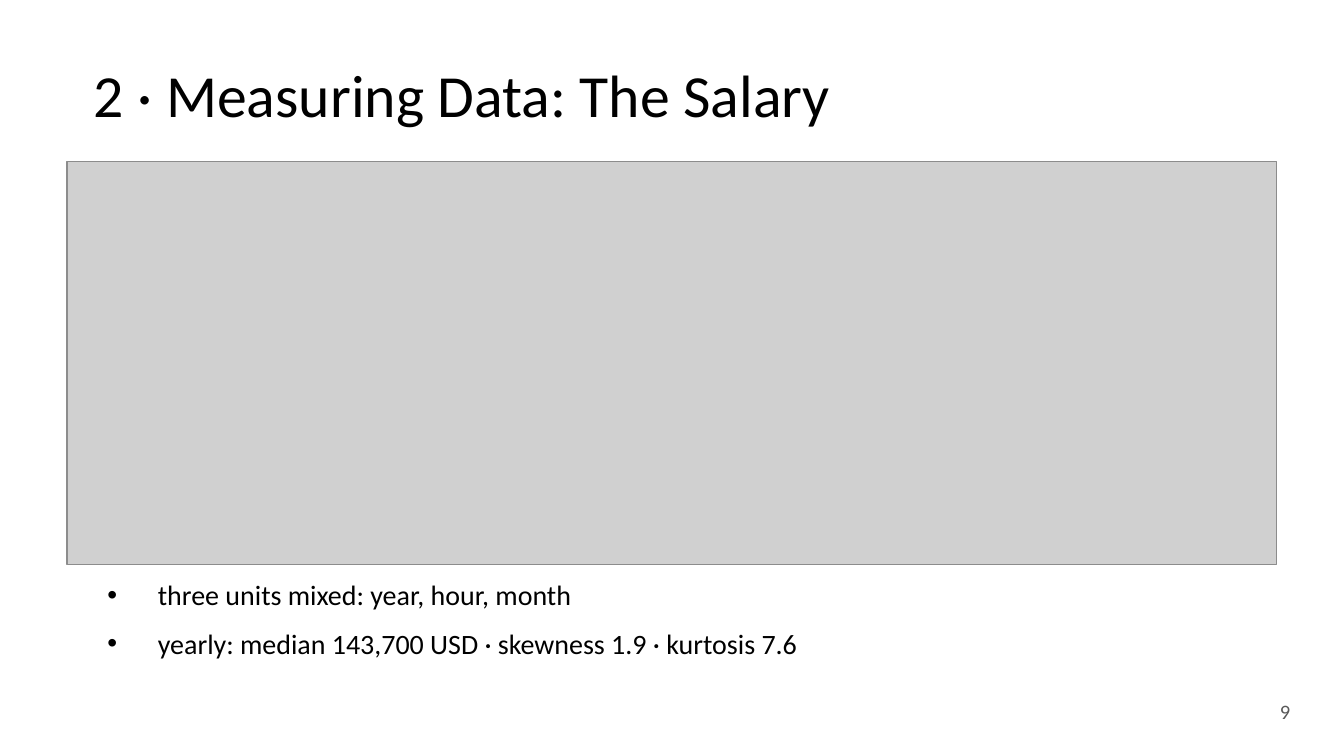
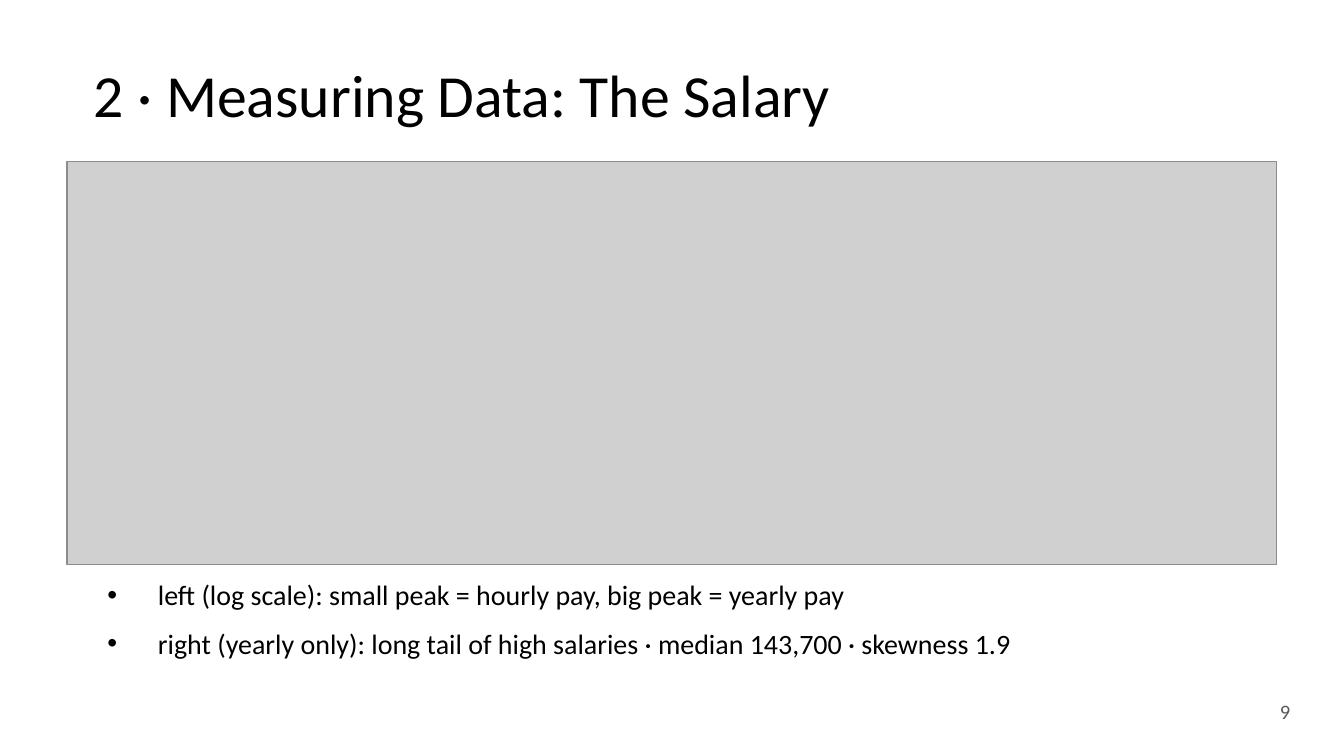
Before and after one commit to filipdumitrascu/salary_predictor, a slide deck: slide 9 of docs/ppt/phase1.pptx. Drawn at 1344x756 pixels with LibreOffice and Linux fonts; fonts in the diff are those of the drawing; grey boxes stand for pictures; background and template pictures are left out. Boxes give left, top, right and bottom in pixels: in the first picture for what was removed or moved away, otherwise in the second. Text is boxed around its words. In the diff, an @@ line names an element or a change of style, - is before the commit and + after.

Commit message:
ppt

```diff
--- a/docs/ppt/phase1.pptx
+++ b/docs/ppt/phase1.pptx
@@ text at (158, 584, 1010, 659): text changed @@
-• three units mixed: year, hour, month
-• yearly: median 143,700 USD · skewness 1.9 · kurtosis 7.6
+• left (log scale): small peak = hourly pay, big peak = yearly pay
+• right (yearly only): long tail of high salaries · median 143,700 · skewness 1.9
```
Also in this commit, not shown: 2 other slides changed.
